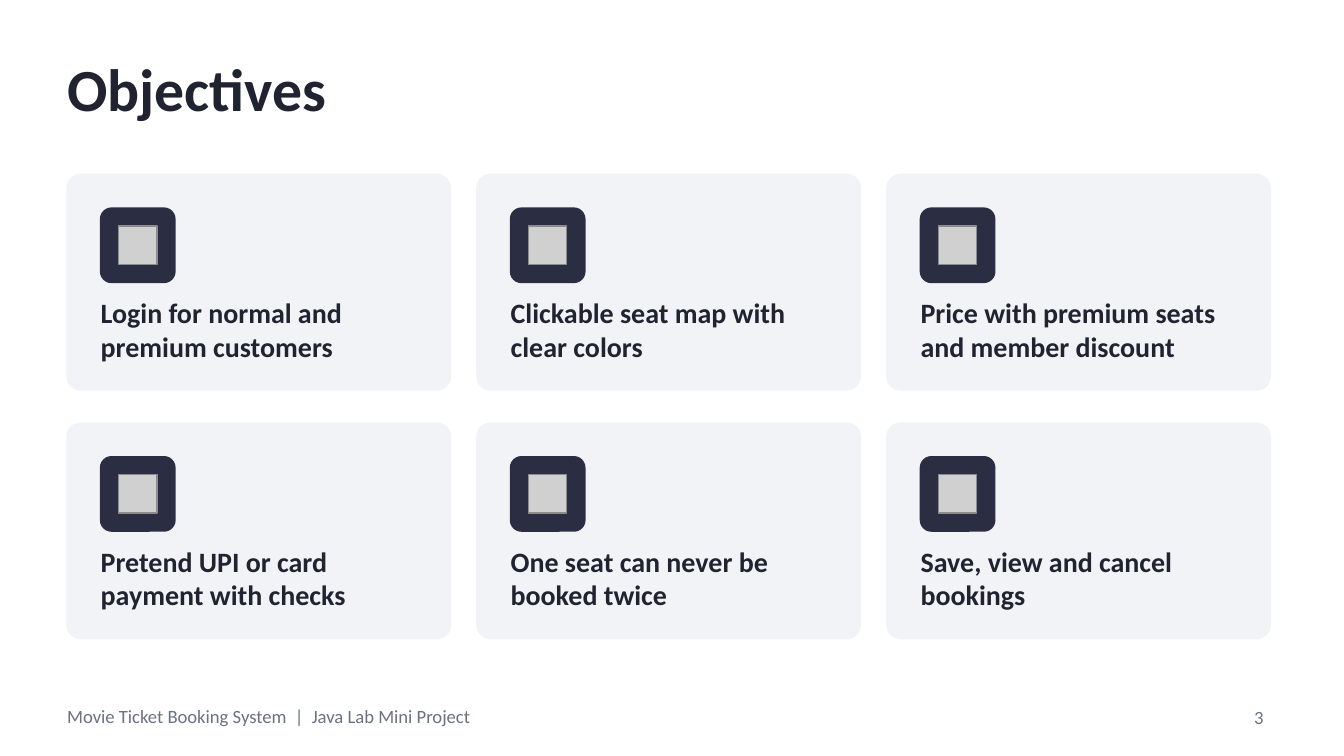
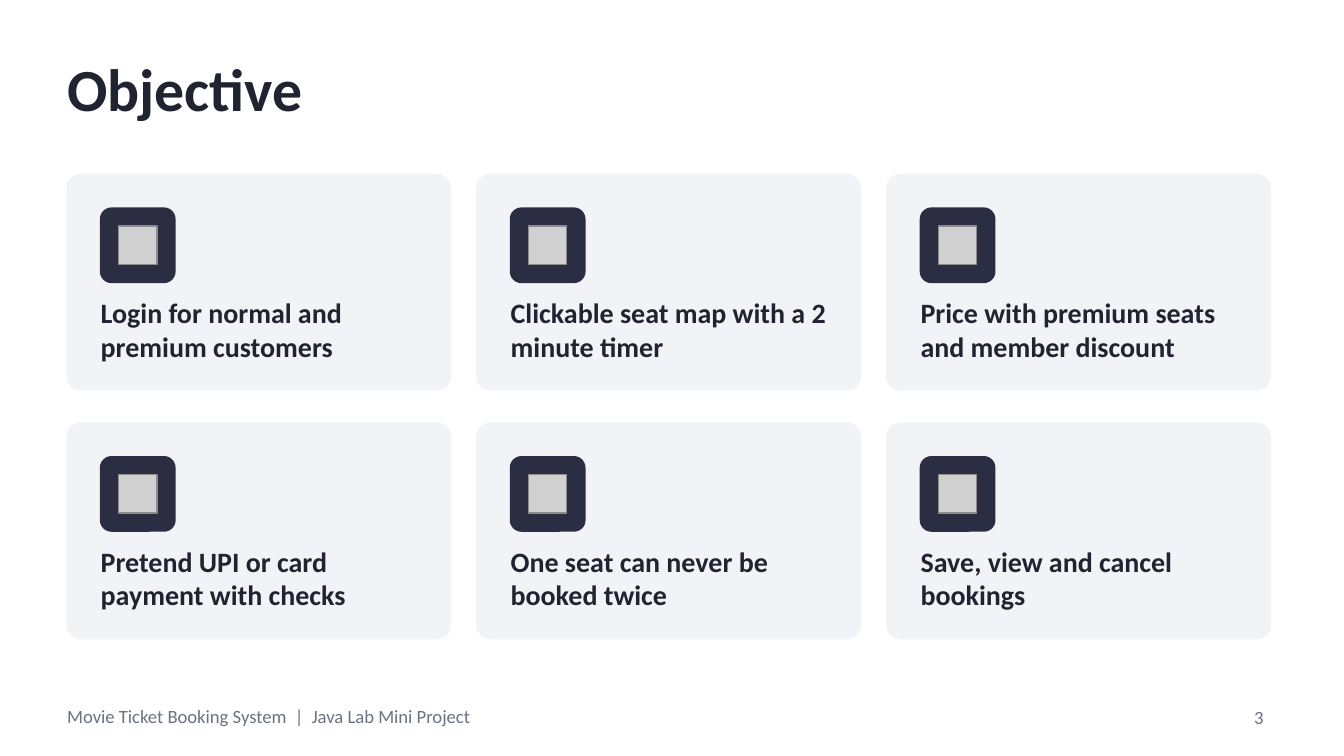
Before and after one commit to ThatOneRahul/Movie-Ticket-Booking-System, a slide deck: slide 3 of Movie Ticket Booking System - Presentation.pptx. Drawn at 1344x756 pixels with LibreOffice and Linux fonts; fonts in the diff are those of the drawing; grey boxes stand for pictures. Boxes give left, top, right and bottom in pixels: in the first picture for what was removed or moved away, otherwise in the second. Text is boxed around its words. In the diff, an @@ line names an element or a change of style, - is before the commit and + after.

Commit message:
Redo presentation as Title, Problem Statement, Objective, Program and Output

```diff
--- a/Movie Ticket Booking System - Presentation.pptx
+++ b/Movie Ticket Booking System - Presentation.pptx
@@ title at <box>67,69,302,121</box>: text changed @@
-Objectives
+Objective
@@ text at <box>511,303,826,357</box>: text changed @@
-Clickable seat map with clear colors
+Clickable seat map with a 2 minute timer
```
Also in this commit, not shown: 3 other slides changed, 2 slides added, 4 slides removed, 1 other file.
